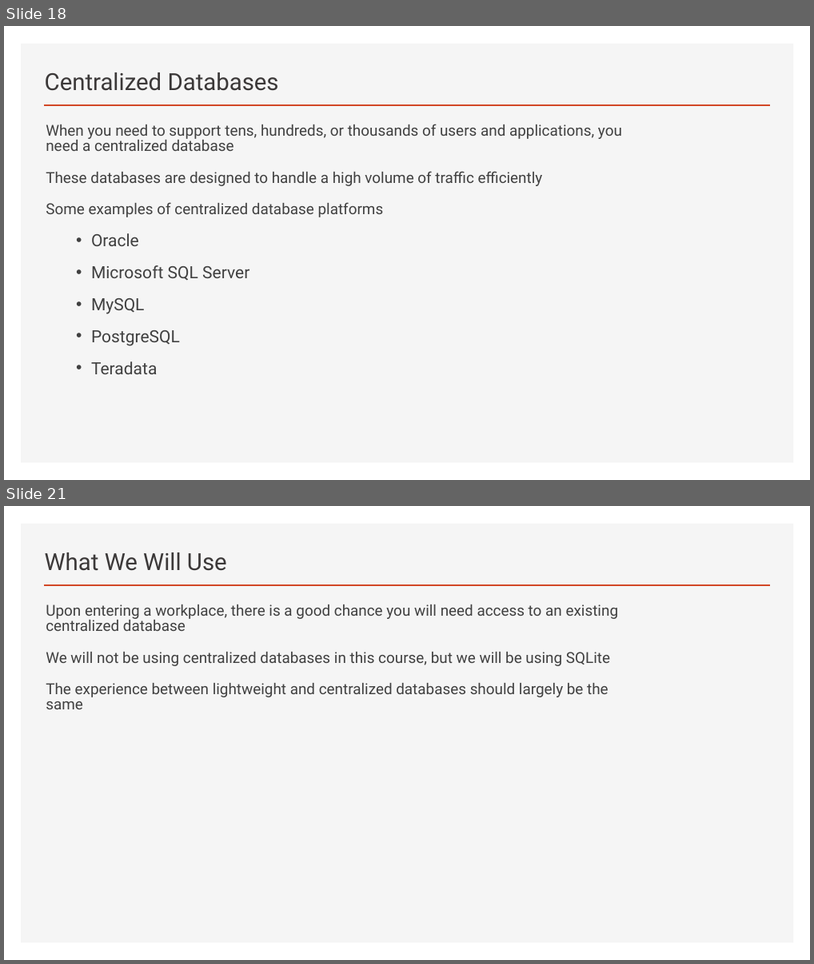
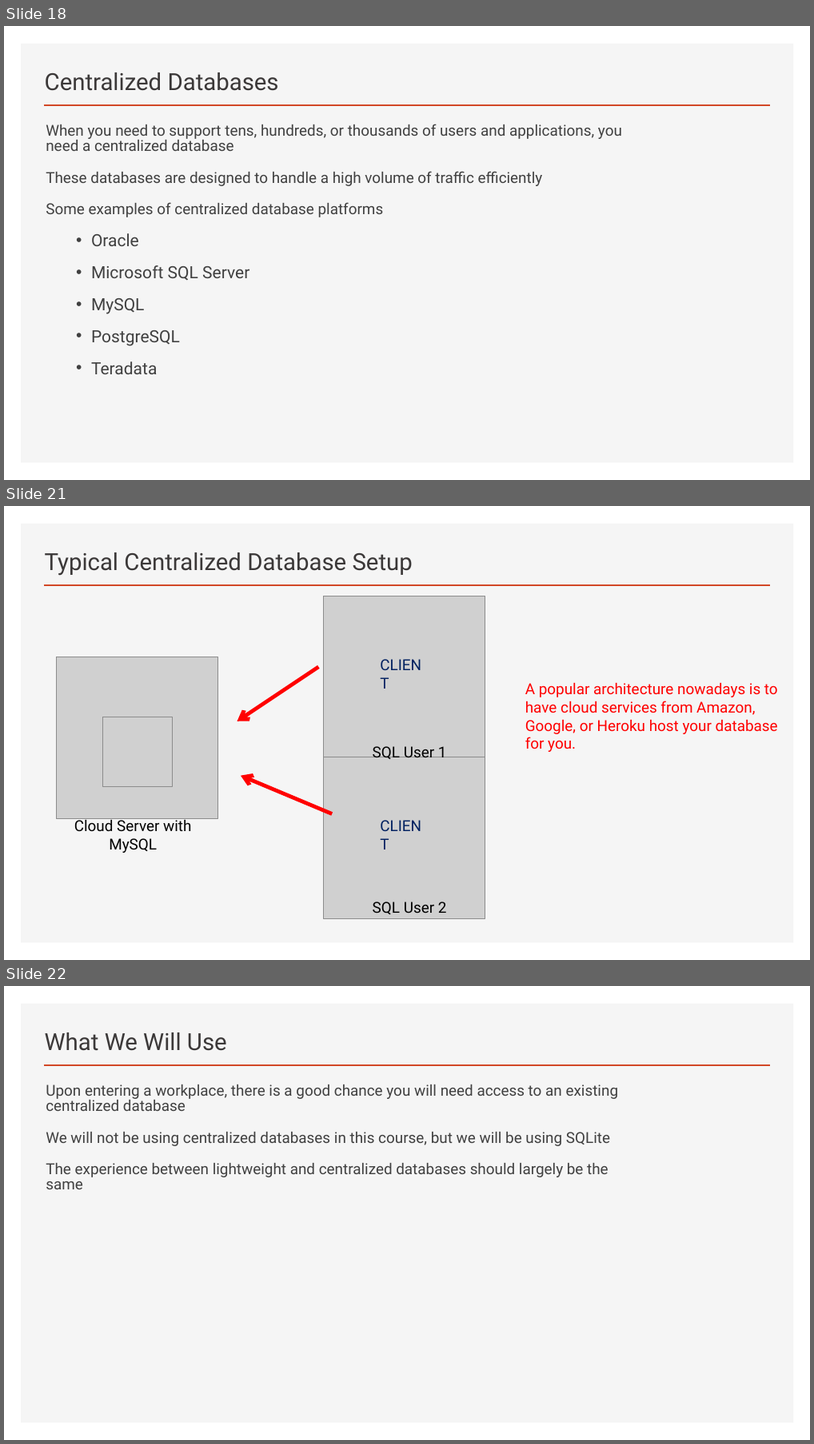
Before and after one commit to thomasnield/oreilly_sql_fundamentals_for_data, a slide deck: notes_and_slides/sql_fundamentals_slides.pptx. Shown one above the other, each under a label of ours: slides 18 and 21 before the commit, slides 18, 21 and 22 after it; the slides between them are not shown. The pictures are 814x964 and 814x1444 pixels, drawn with LibreOffice and Linux fonts; fonts in the diff are those of the drawing; grey boxes stand for pictures. Boxes give left, top, right and bottom in pixels: in the first picture for what was removed or moved away, otherwise in the second. Text is boxed around its words. In the diff, an @@ line names an element or a change of style, - is before the commit and + after.

```diff
--- a/notes_and_slides/sql_fundamentals_slides.pptx
+++ b/notes_and_slides/sql_fundamentals_slides.pptx
@@ slide 21 added at (x1=4, y1=506, x2=810, y2=960), background #FFFFFF; not listed: 2 template elements that a slide beside it also shows @@
@@ title added at (x1=45, y1=552, x2=413, y2=576), 28 pt, text #3B3838 @@
+Typical Centralized Database Setup
@@ picture added at (x1=324, y1=596, x2=486, y2=757) @@
@@ picture added at (x1=57, y1=657, x2=218, y2=819) @@
@@ arrow added from (318, 667) to (238, 721), #FF0000 4.5 pt @@
@@ text added at (x1=374, y1=652, x2=434, y2=676), 18 pt, text #002060 @@
+CLIENT
@@ text added at (x1=526, y1=682, x2=778, y2=752), 18 pt, text #FF0000 @@
+A popular architecture nowadays is to have cloud services from Amazon, Google, or Heroku host your database for you.
@@ picture added at (x1=102, y1=716, x2=172, y2=786) @@
@@ picture added at (x1=324, y1=757, x2=486, y2=919) @@
@@ text added at (x1=373, y1=746, x2=447, y2=759), 18 pt, text #000000 @@
+SQL User 1
@@ arrow added from (333, 814) to (241, 776), #FF0000 4.5 pt @@
@@ text added at (x1=374, y1=813, x2=434, y2=837), 18 pt, text #002060 @@
+CLIENT
@@ text added at (x1=74, y1=818, x2=191, y2=852), 18 pt, text #000000 @@
+Cloud Server with MySQL
@@ text added at (x1=373, y1=901, x2=447, y2=914), 18 pt, text #000000 @@
+SQL User 2
@@ what was slide 21 is now slide 22 @@
```
Also in this commit, not shown: 3 slides changed, 5 other files.
